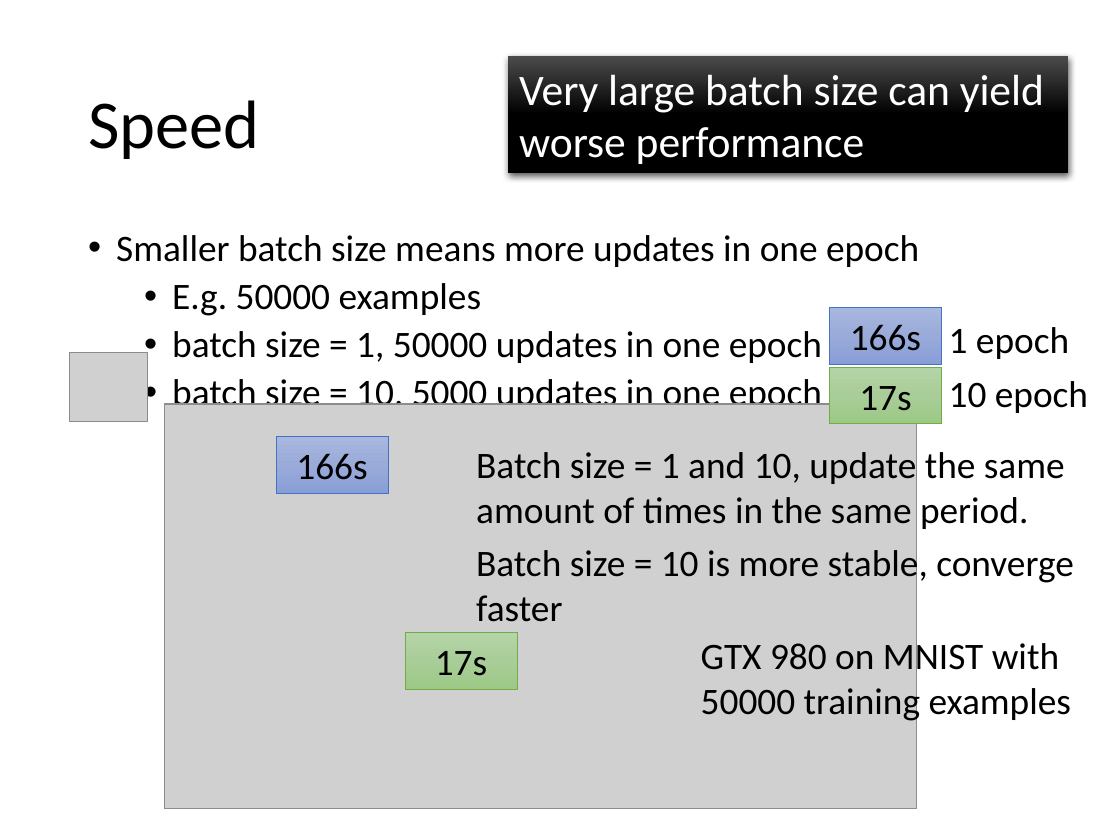
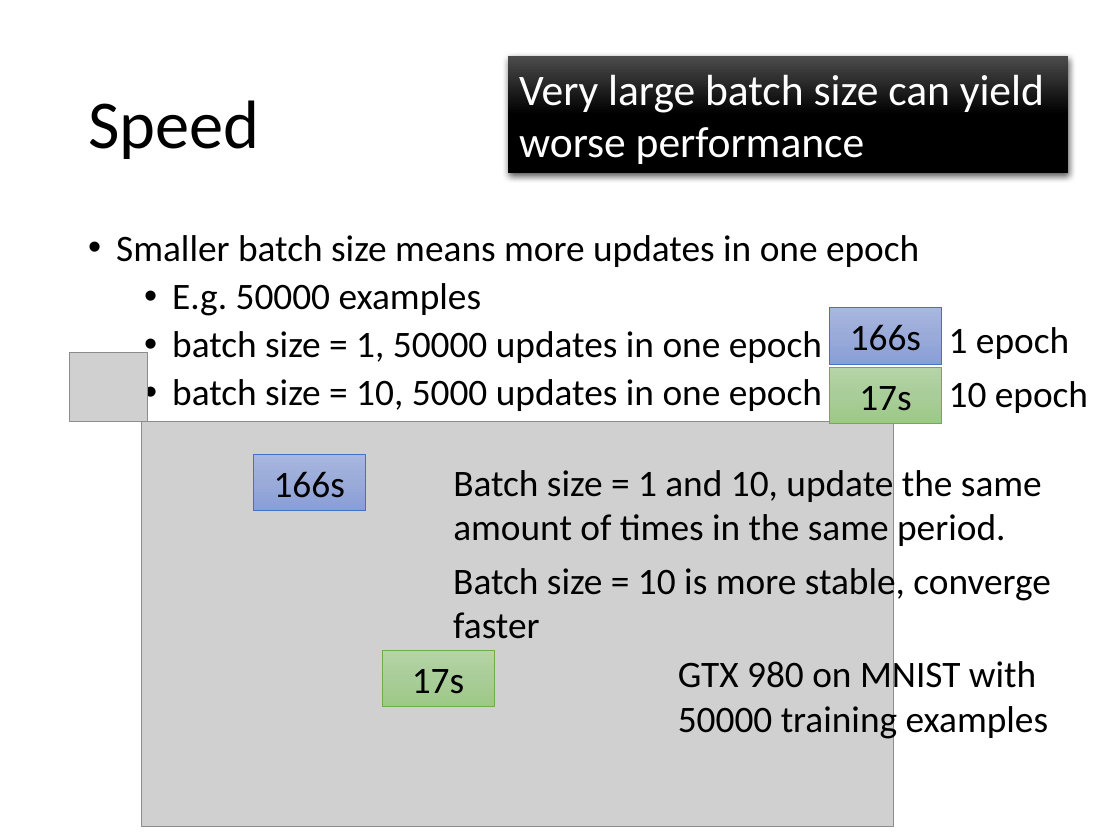
Before and after one commit to allenyllee/AIacademy, a slide deck: slide 22 of 深度學習理論-深層神經網路基礎與卷積神經網路@李宏毅/lecture 4 - gradient descent.pptx. Drawn at 1120x840 pixels with LibreOffice and Linux fonts; fonts in the diff are those of the drawing; grey boxes stand for pictures. Boxes give left, top, right and bottom in pixels: in the first picture for what was removed or moved away, otherwise in the second. Text is boxed around its words. In the diff, an @@ line names an element or a change of style, - is before the commit and + after.

```diff
--- a/深度學習理論-深層神經網路基礎與卷積神經網路@李宏毅/lecture 4 - gradient descent.pptx
+++ b/深度學習理論-深層神經網路基礎與卷積神經網路@李宏毅/lecture 4 - gradient descent.pptx
@@ 2 rectangles, 1 text: place and size @@
-2 rectangles, 1 text at bbox=[277, 437, 1065, 689]
+2 rectangles, 1 text at bbox=[253, 455, 1042, 707]
@@ 2 texts, 1 picture: place and size @@
-2 texts, 1 picture at bbox=[165, 404, 1074, 809]
+2 texts, 1 picture at bbox=[141, 421, 1051, 825]
```
Also in this commit, not shown: 4 other slides changed, 1 slide added, 2 slides removed, 3 other files.
